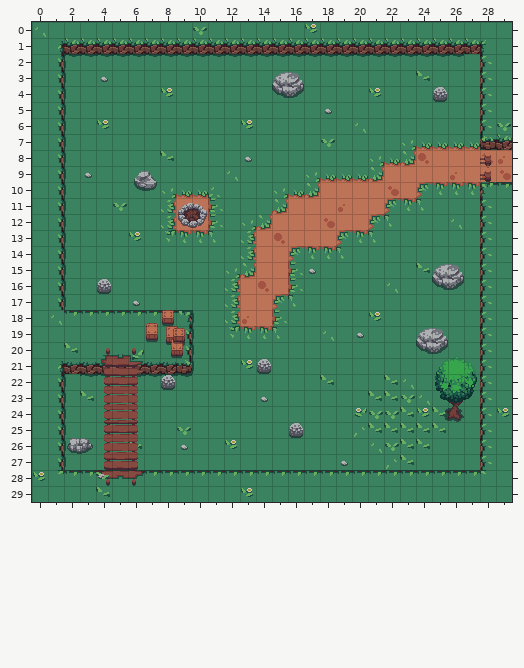
An edit to a level. Tiled map, assets/maps/bosque/map_1.tmx. That is the earlier state.
Cells are 16x16 px. Shown: x 0..29, y 0..29.
Now the later version:
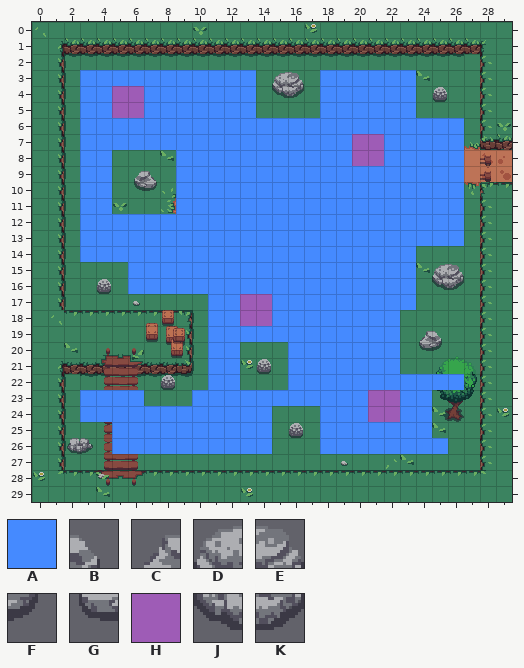
Key: from "spr_grass_tileset": A 408, B 726 flipped left-right, C 727 flipped left-right, D 751, E 752, F 756 flipped left-right, G 757 flipped left-right, H 770, J 781, K 782.
_ is an empty cell.
Tiles of an added or newly shown layer are drawn over the layers below it.
The commit says: Adición capa Player_spawn y Enemies_spanw
Edits made:
Layer "Objects":
y 19: x 24..25 DE -> CB
y 20: x 24..25 JK -> GF
Layer "Enemies_spawn" (added):
y 3: x 3..13 ___________ -> AAAAAAAAAAA; x 18..23 ______ -> AAAAAA
y 4..5: x 3..4 __ -> AA; x 7..13 _______ -> AAAAAAA; x 18..23 ______ -> AAAAAA
y 6: x 3..26 ________________________ -> AAAAAAAAAAAAAAAAAAAAAAAA
y 7: x 3..19 _________________ -> AAAAAAAAAAAAAAAAA; x 22..26 _____ -> AAAAA
y 8: x 3..4 __ -> AA; x 9..19 ___________ -> AAAAAAAAAAA; x 22..26 _____ -> AAAAA
y 9..11: x 3..4 __ -> AA; x 9..26 __________________ -> AAAAAAAAAAAAAAAAAA
y 12..13: x 3..26 ________________________ -> AAAAAAAAAAAAAAAAAAAAAAAA
y 14: x 3..23 _____________________ -> AAAAAAAAAAAAAAAAAAAAA
y 15..16: x 6..23 __________________ -> AAAAAAAAAAAAAAAAAA
y 17: x 11..12 __ -> AA; x 15..23 _________ -> AAAAAAAAA
y 18: x 11..12 __ -> AA; x 15..22 ________ -> AAAAAAAA
y 19: x 11..22 ____________ -> AAAAAAAAAAAA
y 20..21: x 11..12 __ -> AA; x 16..22 _______ -> AAAAAAA
y 22: x 11..12 __ -> AA; x 16..26 ___________ -> AAAAAAAAAAA
y 23: x 3..6 ____ -> AAAA; x 10..20 ___________ -> AAAAAAAAAAA; x 23..24 __ -> AA
y 24: x 3..14 ____________ -> AAAAAAAAAAAA; x 18..20 ___ -> AAA; x 23..24 __ -> AA
y 25: x 5..14 __________ -> AAAAAAAAAA; x 18..24 _______ -> AAAAAAA
y 26: x 5..14 __________ -> AAAAAAAAAA; x 18..25 ________ -> AAAAAAAA
Layer "Player_spawn" (added):
y 4..5: x 5..6 __ -> HH
y 7..8: x 20..21 __ -> HH
y 17..18: x 13..14 __ -> HH
y 23..24: x 21..22 __ -> HH
Where, in picture pixels (left, top, right, bottom), the same in both pictures:
changed: (80, 70, 464, 454)
